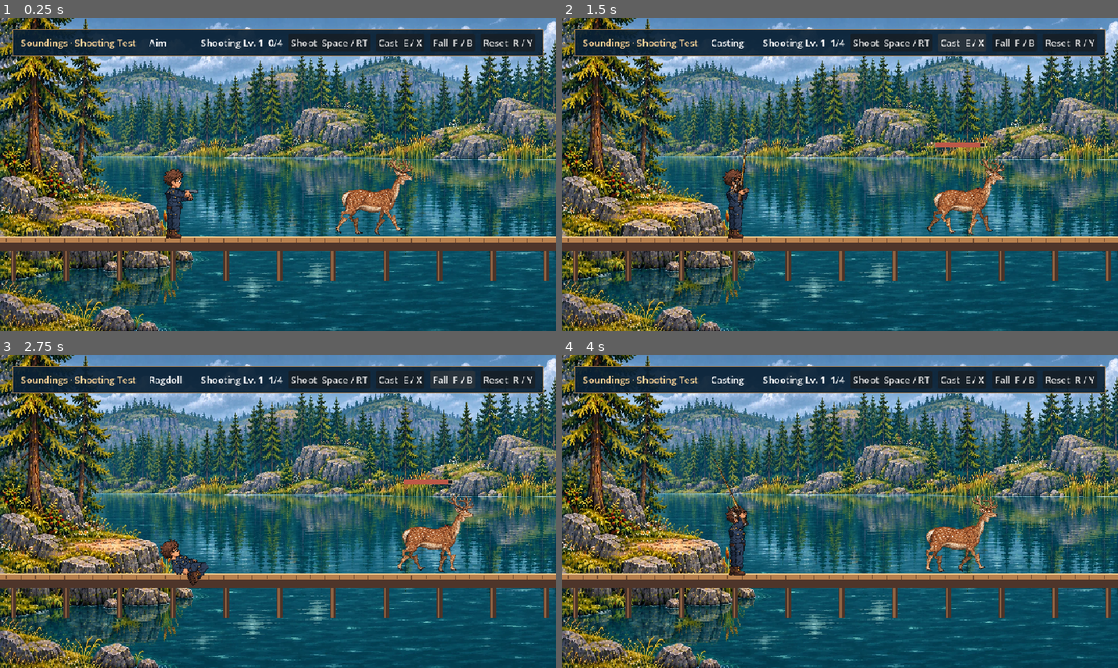
Above: before the commit, frames 1-4 (two rows, left to right).
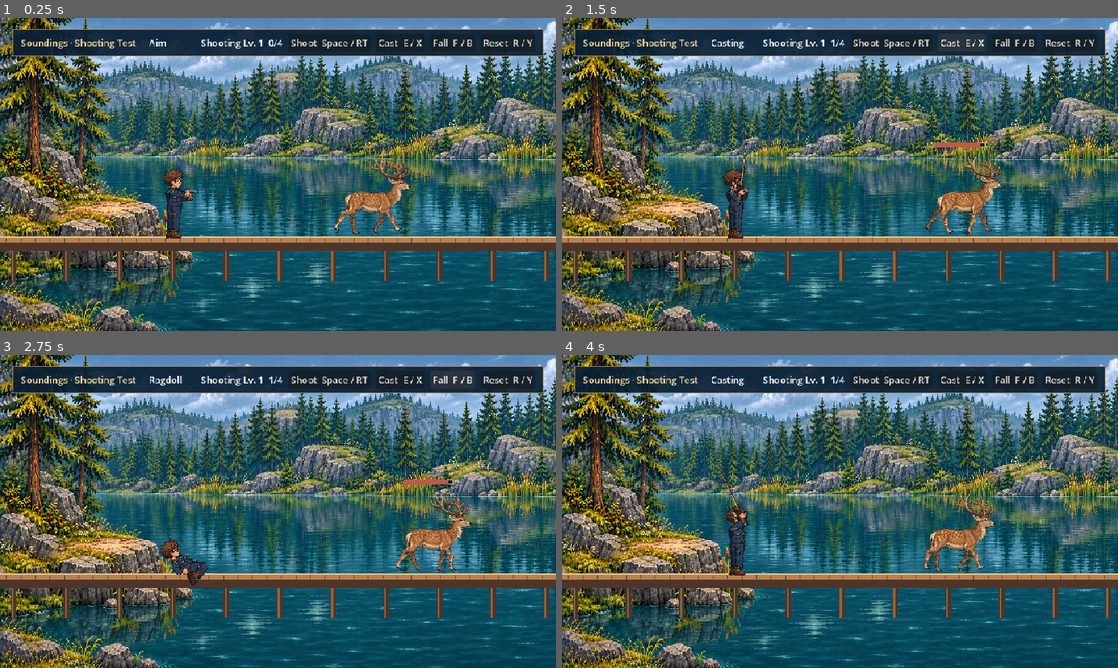
Above: after the commit, the same moments.

Repository: onurozdi/idlebattle
Game: Godot game, scene res://character_test.tscn
Same seed, same stepped clock (60 frames per second), same inputs: the game is played once before the commit and once after it.
Inputs (mouse positions are in pixels of both pictures, inside the frame that each line leads up to):
- Up to frame 1 (0.25 s): no input
- Up to frame 2 (1.5 s): click "Shoot Space / RT" at 0.5 s; click "Cast E / X" at 1.25 s
- Up to frame 3 (2.75 s): click "Fall F / B" at 2 s
- Up to frame 4 (4 s): click "Reset R / Y" at 2.75 s; tap Enter at 3.5 s; move the mouse to (962, 495) at 3.52 s; hold Right from 3.53 s (still down); tap E at 3.6 s; click (962, 495) at 3.67 s; tap Space at 3.77 s

The runs differ from the first frame. In frame 1, 1.0% of the frame differs, in the area x 60-75%, y 44-70%; in frame 2, 1.0%; in frame 3, 1.0%; in frame 4, 1.0%.

Commit message:
Blend deer joints and stop corpse drift

Diff:
--- a/godot/character_test.gd
+++ b/godot/character_test.gd
@@ -304,5 +304,33 @@
 			push_error("Shooting spread must narrow with training in both directions.")
 			get_tree().quit(1)
 			return
-	print("Shooting test passed: 10 body hits, 1 head hit, health meter, skill spread, attached joints, impact marks and floor collision.")
+	deer.pace = true
+	for tick in 18 * ticks:
+		await get_tree().physics_frame
+	var death_origin: Vector2 = deer.parts.body.global_position
+	deer.receive_shot(deer.parts.head, deer.parts.head.global_position, Vector2.RIGHT)
+	for part: RigidBody2D in deer.parts.values():
+		if part.linear_velocity != Vector2.ZERO or not is_zero_approx(part.angular_velocity):
+			push_error("The deer inherited movement or received an impulse on death.")
+			get_tree().quit(1)
+			return
+	for frame in 94:
+		await get_tree().process_frame
+		if absf(deer.parts.body.global_position.x - death_origin.x) > 1.1:
+			push_error("The ragdoll slid away from the spot where the deer died.")
+			get_tree().quit(1)
+			return
+	if deer.parts.body.global_position.y - death_origin.y < 27.0:
+		push_error("The deer did not collapse under gravity.")
+		get_tree().quit(1)
+		return
+	var body: RigidBody2D = deer.parts.body
+	var velocity := body.linear_velocity
+	var spin := body.angular_velocity
+	deer.receive_shot(body, body.global_position, Vector2.LEFT)
+	if not body.linear_velocity.is_equal_approx(velocity) or not is_equal_approx(body.angular_velocity, spin):
+		push_error("An impact moved the corpse.")
+		get_tree().quit(1)
+		return
+	print("Shooting test passed: damage, skill, entry marks, joint sockets and in-place gravity collapse.")
 	get_tree().quit()
--- a/godot/deer.gd
+++ b/godot/deer.gd
@@ -1,6 +1,18 @@
 extends Node2D
 
+class FallingTorso extends RigidBody2D:
+	var death_x: float
+
+	func _integrate_forces(state: PhysicsDirectBodyState2D) -> void:
+		# Allow the torso to fall and rotate in place without gliding across the deck.
+		var pose := state.transform
+		pose.origin.x = death_x
+		state.transform = pose
+		state.linear_velocity = Vector2(0.0, state.linear_velocity.y)
+
+
 const ART := preload("res://assets/deer-parts.webp")
+const SKIN := preload("res://deer_skin.gd")
 const HINGE := preload("res://ragdoll_hinge.gd")
 const HIT_MARK := preload("res://hit_mark.gd")
 const FEET_Y := 378.0
@@ -10,17 +22,14 @@
 const FLINCH_TIME := .16
 const LEGS := ["far_rear", "far_front", "near_rear", "near_front"]
 const ART_REGIONS := [
-	Rect2(51, 171, 436, 220), Rect2(654, 159, 279, 279), Rect2(1077, 32, 370, 432),
 	Rect2(203, 560, 135, 405), Rect2(666, 546, 196, 423), Rect2(1231, 571, 80, 383),
 ]
 
 var parts: Dictionary = {}
 var hurt_shape_origins: Dictionary = {}
-var last_pose: Dictionary = {}
-var velocities: Dictionary = {}
-var spin: Dictionary = {}
 var joints: Array[PinJoint2D] = []
 var marks: Array[Node2D] = []
+var skin: Polygon2D
 var health_meter: ProgressBar
 var health := MAX_HEALTH
 var flinch := 0.0
@@ -33,15 +42,18 @@
 
 
 func _ready() -> void:
-	_part("body", 0, Vector2(93, 43), Vector2(46, 23), Vector2.ZERO, Vector2(79, 32), 4.8, 3)
-	_part("neck", 1, Vector2(33, 44), Vector2(9, 36), Vector2(8, -15), Vector2(21, 31), 1.4, 3)
-	_part("head", 2, Vector2(45, 50), Vector2(15, 43), Vector2(8, -5), Vector2(27, 16), 1.1, 4)
+	_part("body", -1, Vector2.ZERO, Vector2.ZERO, Vector2(0, 1), Vector2(81, 33), 4.8, 3)
+	_part("neck", -1, Vector2.ZERO, Vector2.ZERO, Vector2(8, -9), Vector2(21, 28), 1.4, 3)
+	_part("head", -1, Vector2.ZERO, Vector2.ZERO, Vector2(12, -5), Vector2(28, 15), 1.1, 4)
 	for leg in LEGS:
 		var near: bool = leg.begins_with("near")
 		var front: bool = leg.ends_with("front")
-		_part(leg + "_upper", 3 if front else 4, Vector2(16 if front else 21, 29), Vector2(8 if front else 10, 3),
-			Vector2(0, 11), Vector2(11 if front else 15, 25), .7, 4 if near else 1)
-		_part(leg + "_lower", 5, Vector2(12, 28), Vector2(5, 3), Vector2(0, 11), Vector2(8, 25), .45, 4 if near else 1)
+		_part(leg + "_upper", 0 if front else 1, Vector2(16 if front else 21, 31), Vector2(8 if front else 10, 4),
+			Vector2(0, 11), Vector2(11 if front else 15, 25), .7, 2 if near else 1)
+		_part(leg + "_lower", 2, Vector2(12, 28), Vector2(5, 4), Vector2(0, 11), Vector2(8, 25), .45, 2 if near else 1)
+	skin = SKIN.new()
+	skin.z_index = 3
+	add_child(skin)
 	_make_health_meter()
 	reset_pose()
 
@@ -66,7 +78,7 @@
 
 
 func _part(key: String, tile: int, size: Vector2, pivot: Vector2, center: Vector2, bounds: Vector2, mass: float, layer: int) -> void:
-	var body := RigidBody2D.new()
+	var body: RigidBody2D = FallingTorso.new() if key == "body" else RigidBody2D.new()
 	body.name = key
 	body.freeze = true
 	body.mass = mass
@@ -76,23 +88,29 @@
 	body.linear_damp = 1.45
 	body.angular_damp = 3.0
 	body.z_index = layer
+	if tile >= 0:
+		# Hooves can fold under the torso instead of bracing against the deck.
+		var hoof_contact := PhysicsMaterial.new()
+		hoof_contact.friction = .23
+		body.physics_material_override = hoof_contact
 	body.set_meta("target", self)
-	var sprite := Sprite2D.new()
-	var texture := AtlasTexture.new()
-	texture.atlas = ART
-	texture.region = ART_REGIONS[tile]
-	texture.filter_clip = true
-	sprite.texture = texture
-	sprite.centered = false
-	sprite.position = -pivot
-	sprite.scale = size / texture.region.size
-	if key.begins_with("far"):
-		sprite.modulate = Color("#b2a8a1")
 	var art := Node2D.new()
 	art.name = "Art"
-	sprite.name = "Sprite"
-	art.add_child(sprite)
 	body.add_child(art)
+	if tile >= 0:
+		var sprite := Sprite2D.new()
+		sprite.name = "Sprite"
+		var texture := AtlasTexture.new()
+		texture.atlas = ART
+		texture.region = ART_REGIONS[tile]
+		texture.filter_clip = true
+		sprite.texture = texture
+		sprite.centered = false
+		sprite.position = -pivot
+		sprite.scale = size / texture.region.size
+		if key.begins_with("far"):
+			sprite.modulate = Color("#b2a8a1")
+		art.add_child(sprite)
 	var collision := CollisionShape2D.new()
 	collision.name = "HurtShape"
 	var shape := CapsuleShape2D.new()
@@ -119,25 +137,35 @@
 			facing = -facing
 			lane = clampf(lane, 570, 801)
 		step += delta * 7.2
-	_pose(delta)
+	_pose()
 
 
 func _process(_delta: float) -> void:
 	if fallen:
 		for joint in joints:
 			joint.sync_art()
-
-
-func _pose(delta: float) -> void:
+	_update_skin()
+
+
+func _update_skin() -> void:
+	var to_skin := skin.global_transform.affine_inverse()
+	skin.follow(
+		to_skin * parts.body.get_node("Art").global_transform,
+		to_skin * parts.neck.get_node("Art").global_transform,
+		to_skin * parts.head.get_node("Art").global_transform, facing)
+
+
+func _pose() -> void:
 	var root := Vector2(lane, FEET_Y - 61.0 - absf(sin(step)) * 1.5)
 	root += hit_direction * sin(PI * flinch / FLINCH_TIME) * 3.4
 	health_meter.position = (root + Vector2(-43, -101)).round()
 	var height := sin(step) * .033
-	var chest := root + _flip(Vector2(31, -3))
-	var skull := chest + _flip(Vector2(17, -31).rotated(height))
-	_animate_part("body", root, height, delta)
-	_animate_part("neck", chest, height, delta)
-	_animate_part("head", skull, height * -.7, delta)
+	var chest := root + _flip(((SKIN.NECK - SKIN.BODY) * SKIN.DRAW_SCALE).rotated(height))
+	var neck_angle := height * .7
+	var skull := chest + _flip(((SKIN.HEAD - SKIN.NECK) * SKIN.DRAW_SCALE).rotated(neck_angle))
+	_animate_part("body", root, height)
+	_animate_part("neck", chest, neck_angle)
+	_animate_part("head", skull, height * -.5)
 	for index in LEGS.size():
 		var leg: String = LEGS[index]
 		var front := leg.ends_with("front")
@@ -146,25 +174,23 @@
 		var bend := maxf(0.0, -cos(cycle)) * (.62 if front else -.62)
 		var lower := upper + bend
 		var hip := root + _flip(Vector2(29 if front else -29, 10))
-		var knee := hip + _flip(Vector2(0, UPPER_LENGTH).rotated(upper))
-		_animate_part(leg + "_upper", hip, upper, delta)
-		_animate_part(leg + "_lower", knee, lower, delta)
+		var knee := hip + _flip(Vector2(-1.5 if front else -4.0, UPPER_LENGTH).rotated(upper))
+		_animate_part(leg + "_upper", hip, upper)
+		_animate_part(leg + "_lower", knee, lower)
 
 
 func _flip(point: Vector2) -> Vector2:
 	return Vector2(point.x * facing, point.y)
 
 
-func _animate_part(key: String, at: Vector2, angle: float, delta: float) -> void:
+func _animate_part(key: String, at: Vector2, angle: float) -> void:
 	var body: RigidBody2D = parts[key]
-	var previous: Vector3 = last_pose.get(key, Vector3(at.x, at.y, angle * facing))
 	body.position = at
 	body.rotation = angle * facing
-	body.get_node("Art/Sprite").flip_h = facing < 0.0
+	var sprite := body.get_node_or_null("Art/Sprite") as Sprite2D
+	if sprite:
+		sprite.flip_h = facing < 0.0
 	body.get_node("HurtShape").position = _flip(hurt_shape_origins[key])
-	last_pose[key] = Vector3(at.x, at.y, body.rotation)
-	velocities[key] = ((at - Vector2(previous.x, previous.y)) / delta).limit_length(90.0)
-	spin[key] = clampf(angle_difference(previous.z, body.rotation) / delta, -5.0, 5.0)
 
 
 func _join(a: String, b: String, lower: float, upper: float) -> void:
@@ -179,7 +205,6 @@
 		marks.pop_front().queue_free()
 	marks.append(HIT_MARK.attach(body.get_node("Art"), world_point, direction))
 	if fallen:
-		_apply_hit_impulse(body, world_point, direction)
 		return false
 
 	health = 0 if body == parts.head else maxi(0, health - BODY_DAMAGE)
@@ -190,12 +215,12 @@
 		hit_direction = direction
 	else:
 		_start_fall()
-		_apply_hit_impulse(body, world_point, direction)
 	return true
 
 
 func _start_fall() -> void:
 	fallen = true
+	parts.body.death_x = parts.body.global_position.x
 	_join("body", "neck", -.64, .80)
 	_join("neck", "head", -.68, .68)
 	for leg in LEGS:
@@ -204,20 +229,12 @@
 			_join(leg + "_upper", leg + "_lower", 0.0, 2.32)
 		else:
 			_join(leg + "_upper", leg + "_lower", -2.33, 0.0)
-	for key: String in parts:
-		var bone: RigidBody2D = parts[key]
-		bone.linear_velocity = velocities[key]
-		bone.angular_velocity = spin[key]
+	for bone: RigidBody2D in parts.values():
+		bone.linear_velocity = Vector2.ZERO
+		bone.angular_velocity = 0.0
 		bone.collision_mask = 1
 		bone.freeze = false
 		bone.sleeping = false
-	# Briefly buckle the front legs as weight moves forward from the hit.
-	for leg in ["near_front_lower", "far_front_lower"]:
-		parts[leg].angular_velocity += facing * 2.7
-
-
-func _apply_hit_impulse(body: RigidBody2D, world_point: Vector2, direction: Vector2) -> void:
-	body.apply_impulse(direction * (24.0 + body.mass * 14.0), world_point - body.global_position)
 
 
 func reset_pose() -> void:
@@ -242,5 +259,5 @@
 	facing = 1.0
 	lane = 625.0
 	step = 0.0
-	last_pose.clear()
-	_pose(1.0 / 60.0)
+	_pose()
+	_update_skin()
--- /dev/null
+++ b/godot/deer_skin.gd
@@ -0,0 +1,50 @@
+extends Polygon2D
+
+const TEXTURE := preload("res://assets/wildlife.webp")
+const DRAW_SCALE := .34
+const BODY := Vector2(743, 274)
+const NECK := Vector2(843, 273)
+const HEAD := Vector2(880, 204)
+
+# Columns trace the flank and keep the source sprite's legs outside the skin mesh.
+const BELLY := [
+	Vector2(590, 303), Vector2(613, 318), Vector2(632, 331), Vector2(650, 333),
+	Vector2(670, 323), Vector2(696, 316), Vector2(722, 324), Vector2(749, 334),
+	Vector2(775, 335), Vector2(799, 336), Vector2(822, 331), Vector2(842, 322),
+	Vector2(859, 308), Vector2(879, 285), Vector2(904, 264), Vector2(930, 239),
+	Vector2(969, 224),
+]
+const ROWS := 13
+
+var coordinates := PackedVector2Array()
+var weights := PackedVector2Array()
+var vertices := PackedVector2Array()
+
+
+func _ready() -> void:
+	texture = TEXTURE
+	texture_filter = CanvasItem.TEXTURE_FILTER_NEAREST
+	var faces: Array[PackedInt32Array] = []
+	for column in BELLY.size():
+		var edge: Vector2 = BELLY[column]
+		for row in ROWS:
+			var pixel := Vector2(edge.x, lerpf(38.0, edge.y, float(row) / (ROWS - 1)))
+			coordinates.append(pixel)
+			weights.append(Vector2(smoothstep(807.0, 877.0, pixel.x), 1.0 - smoothstep(184.0, 233.0, pixel.y)))
+			if column > 0 and row > 0:
+				var i := coordinates.size() - 1
+				faces.append(PackedInt32Array([i - ROWS - 1, i - 1, i, i - ROWS]))
+	vertices.resize(coordinates.size())
+	uv = coordinates
+	polygons = faces
+
+
+func follow(body: Transform2D, neck: Transform2D, head: Transform2D, facing: float) -> void:
+	var mirror := Vector2(facing, 1)
+	for i in coordinates.size():
+		var pixel := coordinates[i]
+		var trunk_point := body * ((pixel - BODY) * DRAW_SCALE * mirror)
+		var neck_point := neck * ((pixel - NECK) * DRAW_SCALE * mirror)
+		var head_point := head * ((pixel - HEAD) * DRAW_SCALE * mirror)
+		vertices[i] = trunk_point.lerp(neck_point, weights[i].x).lerp(head_point, weights[i].y)
+	polygon = vertices
Binary file added: godot/assets/wildlife.webp
Not shown, added: godot/assets/wildlife.webp.import
Not shown, added: godot/deer_skin.gd.uid
Not shown, removed: docs/character-test/shooting-v3.pck
Not shown, added: docs/character-test/shooting-v4.pck
